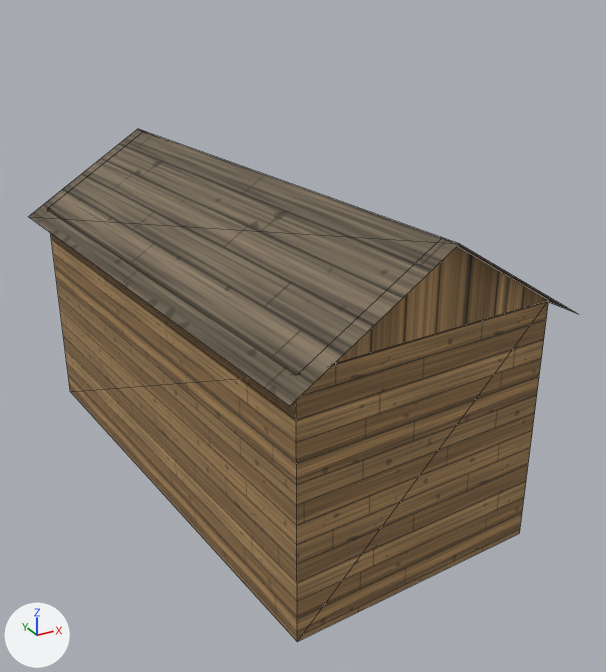
Two versions of the glTF model world/bridgehollow/export/models/buildings/bld_house_090.glb, one commit apart.
The view is the same before and after, from a camera (50 mm lens) standing at (-5.93, -12.37, 8.41) and looking at (0.44, -0.78, 2.61). Lighting does not change. The marker at lower left points along +X, +Y and +Z. The picture after the commit comes second. Mesh edges are drawn as thin lines. Vertices at exactly the same position are counted once.

Names of what the first picture shows: 'bld_house_090'.
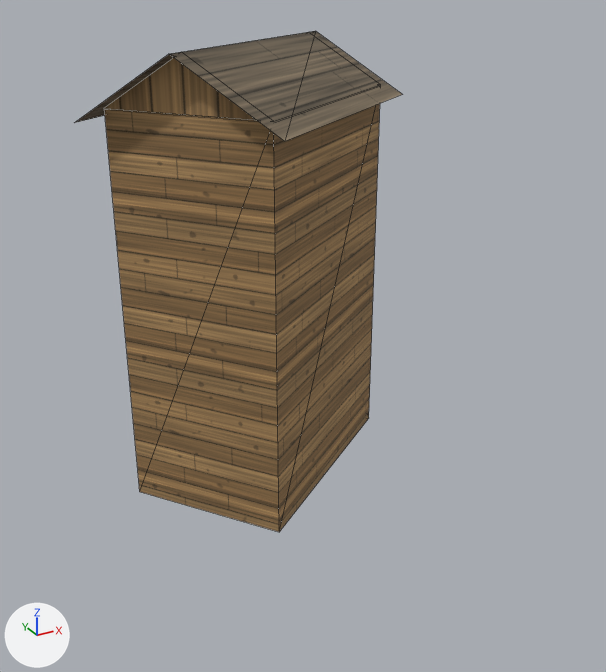
Edits to the bpy script that builds the scene:
```text
Change me_bld_house_090:
    used by ob_bld_house_090; location = (0.0, 0.0, 0.0)
    before: 5 (2.55, -4.24, 4.05) at pixel (548, 300), 10 (2.55, -4.24, 4.03) at pixel (548, 301), 13 (2.55, -4.24, 4.05) at pixel (548, 300)
    remove me_bld_house_090.from_pydata(...)  # 24 vertices, 16 faces; spans x -2.88..2.88, y -4.95..4.95, z 0.0..5.35
    add me_bld_house_090.from_pydata(...)  # 24 vertices, 16 faces; spans x -2.9..2.9, y -2.75..2.75, z 0.0..7.37
    me_bld_house_090 part 1
    add for i in [5, 10, 13]: me_bld_house_090.vertices[i].co += Vector((-3.39, 1.91, 2.5))
    me_bld_house_090.vertices[0].co: (-2.55, 4.24, 0.0) -> (0.83, 2.3, 0.0)  # pixel (70, 391) -> not seen
    me_bld_house_090.vertices[1].co: (-1.75, -4.6, 0.0) -> (-2.46, -0.13, 0.0)  # pixel (297, 641) -> pixel (139, 491)
    me_bld_house_090.vertices[2].co: (-1.75, -4.6, 4.05) -> (-2.46, -0.13, 6.55)  # pixel (296, 374) -> pixel (104, 108)
    me_bld_house_090.vertices[3].co: (-2.55, 4.24, 4.05) -> (0.83, 2.3, 6.55)  # pixel (47, 208) -> not seen
    me_bld_house_090.vertices[4].co: (2.55, -4.24, 0.0) -> (-0.85, -2.33, 0.0)  # pixel (519, 533) -> pixel (279, 532)
    me_bld_house_090.vertices[6].co: (1.75, 4.6, 0.0) -> (2.47, 0.14, 0.0)  # not seen -> pixel (368, 418)
    me_bld_house_090.vertices[7].co: (1.75, 4.6, 4.05) -> (2.47, 0.14, 6.55)  # not seen -> pixel (380, 84)
    me_bld_house_090.vertices[8].co: (-2.55, 4.24, 4.03) -> (0.83, 2.3, 6.53)  # pixel (47, 209) -> not seen
    me_bld_house_090.vertices[9].co: (-1.75, -4.6, 4.03) -> (-2.46, -0.13, 6.53)  # pixel (296, 375) -> pixel (104, 109)
    me_bld_house_090.vertices[11].co: (1.75, 4.6, 4.03) -> (2.47, 0.14, 6.53)  # not seen -> pixel (380, 85)
    me_bld_house_090.vertices[12].co: (-1.75, -4.62, 4.05) -> (-2.47, -0.14, 6.55)  # pixel (297, 374) -> pixel (103, 108)
    me_bld_house_090.vertices[14].co: (0.4, -4.43, 5.35) -> (-1.66, -1.23, 7.37)  # pixel (442, 237) -> pixel (181, 51)
    me_bld_house_090.vertices[15].co: (1.75, 4.62, 4.05) -> (2.47, 0.14, 6.55)  # not seen -> pixel (380, 84)
    me_bld_house_090.vertices[16].co: (-2.55, 4.24, 4.05) -> (0.85, 2.33, 6.55)  # pixel (47, 208) -> not seen
    me_bld_house_090.vertices[17].co: (-0.4, 4.43, 5.35) -> (1.66, 1.23, 7.37)  # pixel (143, 131) -> pixel (308, 32)
    me_bld_house_090.vertices[18].co: (-2.88, 4.51, 3.87) -> (0.91, 2.75, 6.37)  # pixel (28, 216) -> not seen
    me_bld_house_090.vertices[19].co: (-2.03, -4.95, 3.87) -> (-2.9, -0.08, 6.37)  # pixel (289, 406) -> pixel (74, 122)
    me_bld_house_090.vertices[20].co: (0.42, -4.73, 5.35) -> (-1.91, -1.42, 7.37)  # pixel (459, 243) -> pixel (168, 53)
    me_bld_house_090.vertices[21].co: (-0.42, 4.73, 5.35) -> (1.91, 1.42, 7.37)  # pixel (137, 128) -> pixel (315, 30)
    me_bld_house_090.vertices[22].co: (2.88, -4.51, 3.87) -> (-0.91, -2.75, 6.37)  # not seen -> pixel (284, 141)
    me_bld_house_090.vertices[23].co: (2.03, 4.95, 3.87) -> (2.9, 0.08, 6.37)  # not seen -> pixel (402, 94)
```

Location of each change, [x1, y1, x2, y2] in pixels of the pictures (606 x 672 px):
'bld_house_090', reshaped (40% narrower): before [28, 129, 576, 642]; after [75, 31, 403, 532]
